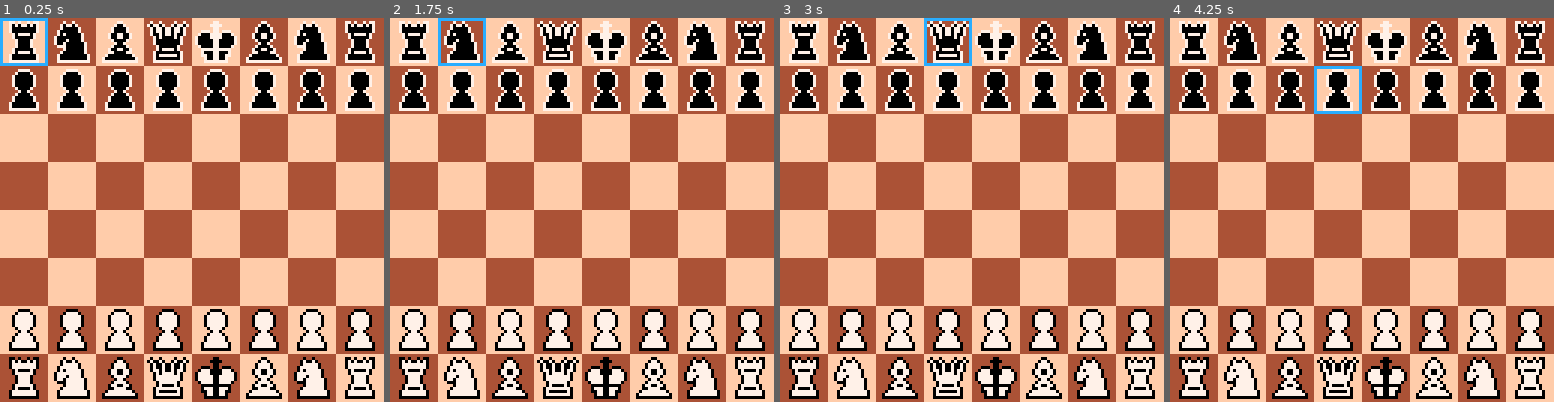
Above: before the commit, frames 1-4 (left to right).
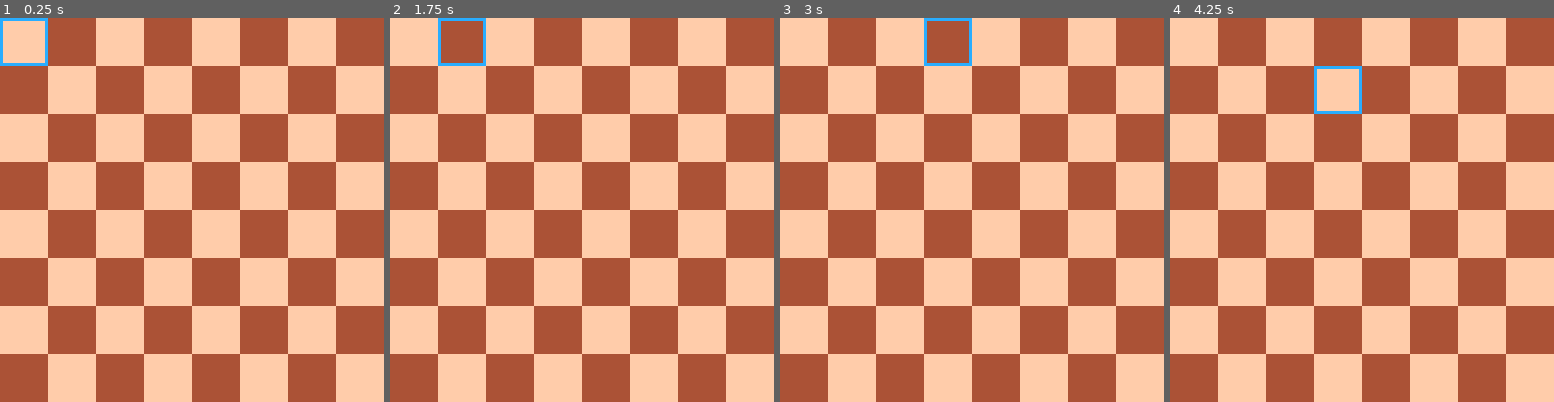
Above: after the commit, the same moments.

Repository: GrayFennec/p8chess
Game: PICO-8 cartridge chess.p8
The game is run twice, just before and just after one commit, with the same random seed, the same clock (stepped at 60 frames per second) and the same inputs.
Inputs:
- Up to frame 1 (0.25 s): no input
- Up to frame 2 (1.75 s): tap X (X key) at 0.33, 1.07 s; tap O (Z key) at 0.7, 1.7 s; hold Right from 1.6 s (still down)
- Up to frame 3 (3 s): tap X (X key) at 1.85, 2.97 s; release Right at 2.1 s; tap O (Z key) at 2.1, 2.5, 2.9 s; hold Up 2.15-2.42 s; hold Right from 2.47 s (still down)
- Up to frame 4 (4.25 s): release Right at 3.03 s; hold Left 3.08-3.58 s; tap O (Z key) at 3.3, 3.7, 4.1 s; hold Down 3.63-3.97 s; hold Right from 4.02 s (still down); tap X (X key) at 4.08 s

The runs differ from the first frame. In frame 1, 22% of the frame differs, in the area x 2-98%, y 0-100%; in frame 2, 22%; in frame 3, 22%; in frame 4, 22%.

Commit message:
added ability to import FEN

Diff:
--- a/chess.p8
+++ b/chess.p8
@@ -63,7 +63,7 @@
 	 if move[1] == desr and move[2] == desc then
 	  --update castling if king is moved
 	  if is_king(gb, begr, begc) then
-	   rookloc[turn] = nil
+	   rookloc[turn] = {nil,nil}
 		 end
 		 --update castling is rook moved
 		 if is_rook(begr, begc) then
@@ -89,6 +89,7 @@
 	   end
 	   --save king
 	   king = gb[begr][begc]
+	   gb[begr][begc] = nil
 	   --move rook
 	   move_piece(gb, desr, desc, desr, rc)
 	   --place king
@@ -224,7 +225,8 @@
 	pawn.movl = function(b,r,c)
 	 local moves = {}
 	 local f = p == 1 and -1 or 1
-	 --captures (bad and hacky)
+	 --captures
+	 --todo: make math better
 	 if get_pnum(b,r+f,c-1) ^^ p == 3 then
 	  add(moves,{r+f,c-1})
 	 end
@@ -464,39 +466,15 @@
 function _init()
 	--init board to 8x8
 	init_board(brdw,brdh)
-	--create default chess board
-	for c = 1,8 do
-		gb[2][c] = new_pawn(2)
-	 gb[7][c] = new_pawn(1)
-	end
-	gb[1][2] = new_knight(2)
-	gb[1][7] = new_knight(2)
-	gb[8][2] = new_knight(1)
-	gb[8][7] = new_knight(1)
-	gb[1][3] = new_bishop(2)
-	gb[1][6] = new_bishop(2)
-	gb[8][3] = new_bishop(1)
-	gb[8][6] = new_bishop(1)
- gb[1][1] = new_rook(2)
- gb[1][8] = new_rook(2)
- gb[8][1] = new_rook(1)
- gb[8][8] = new_rook(1)
- gb[1][4] = new_queen(2)
- gb[8][4] = new_queen(1)
- gb[1][5] = new_king(2)
- gb[8][5] = new_king(1)
- --initialize castling vars
- init_castl()
- --initialize en passant var
- eploc = nil
- turn = 1
+ import_fen(stat(4))
 end
 
 --initialize rookloc by finding
 --outermost rooks on home rows
 function init_castl()
  --find each players outermost rook(s)
- rookloc = {{},{}}
+ rookloc = {{nil,nil},{nil,nil}}
+ kc = nil
  for p,r in pairs({8,1}) do
  	for c=1,brdw do
 			if is_king(gb,r,c) then
@@ -530,6 +508,73 @@
 			tb[r][c] = nil
 		end
 	end
+end
+
+function import_fen(fen)
+ --split fen into secitons
+ data = split(fen," ")
+ --create board
+ for r,cdata in pairs(split(data[1],"/")) do
+  c = 1
+  while cdata != "" do
+	  n = sub(cdata,1,1)
+	  if tonum(n) then
+	   c += n
+	  else
+    v = c2v[n]
+    p = v > 6 and 2 or 1
+    v %= 6
+    if v == 1 then
+     piece = new_pawn(p)
+    elseif v == 2 then
+     piece = new_knight(p)
+    elseif v == 3 then
+     piece = new_bishop(p)
+    elseif v == 4 then
+     piece = new_rook(p)
+    elseif v == 5 then
+     piece = new_queen(p)
+    elseif v == 0 then
+     piece = new_king(p)
+    end
+    gb[r][c] = piece
+	   c += 1
+	  end
+	  cdata = sub(cdata,2)
+	 end
+	end
+	--figure out turn
+	turn = data[2] == "w" and 1 or 2
+ --castling ability
+ --create initial vars
+ init_castl()
+ i = 1
+ n = sub(data[3],i,i)
+ for k,v in pairs({"\75","\81","k","q"}) do
+	 if n == v then
+	  i += 1
+	 	n = sub(data[3],i,i)
+	 else
+	  rookloc[k\3+1][k%2+1] = nil
+	 end
+	end
+	--enpassant
+	if data[4] == "-" then
+	 eploc = nil
+	else
+	 eploc = {c2c[sub(data[4],1,1)],tonum(sub(data[4],2))}
+	end
+end
+
+--fen chars to piece values
+vchars="PNBRQKpnbrqk"
+--fen chars to column values
+cchars="abcdefgh"
+c2v={}
+c2c={}
+for i = 1,12 do
+ c2v[sub(vchars,i,i)]=i
+ c2c[sub(cchars,i,i)]=i
 end
 -->8
 --helper functions
